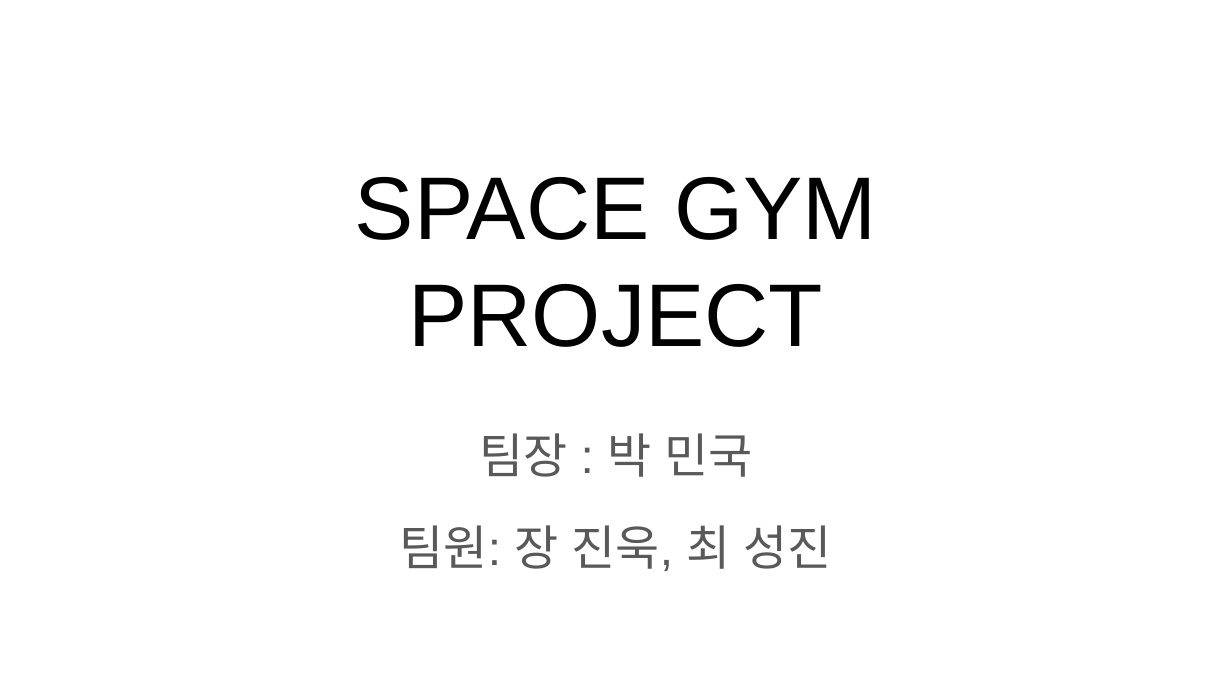
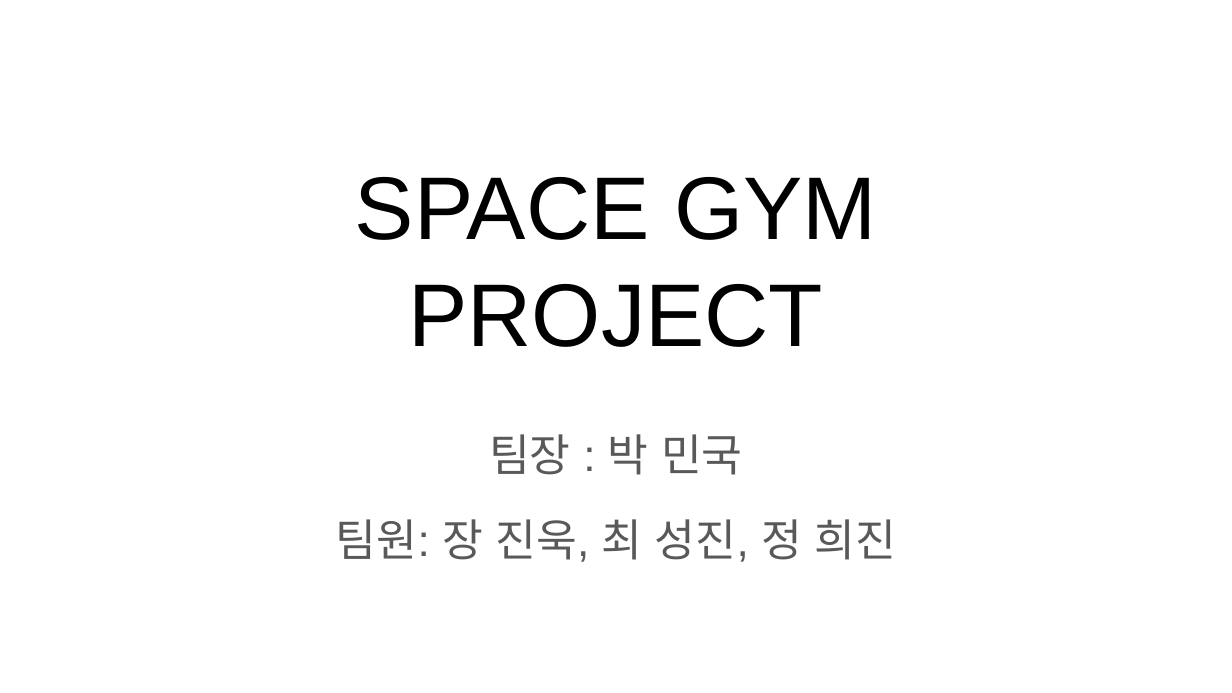
Before and after one commit to snows2001/spacecl, a slide deck: slide 1 of SPACE GYM PROJECT.pptx. Drawn at 1232x693 pixels with LibreOffice and Linux fonts; fonts in the diff are those of the drawing. Boxes give left, top, right and bottom in pixels: in the first picture for what was removed or moved away, otherwise in the second. Text is boxed around its words. In the diff, an @@ line names an element or a change of style, - is before the commit and + after.

```diff
--- a/SPACE GYM PROJECT.pptx
+++ b/SPACE GYM PROJECT.pptx
@@ subtitle at [489,434,743,475]: size 28 to 25.9 pt in "팀장 : 박 민국" @@
@@ subtitle at [336,519,896,562]: text changed; size 28 to 25.9 pt @@
-팀원: 장 진욱, 최 성진
+팀원: 장 진욱, 최 성진, 정 희진
```
Also in this commit, not shown: 5 other slides changed.
